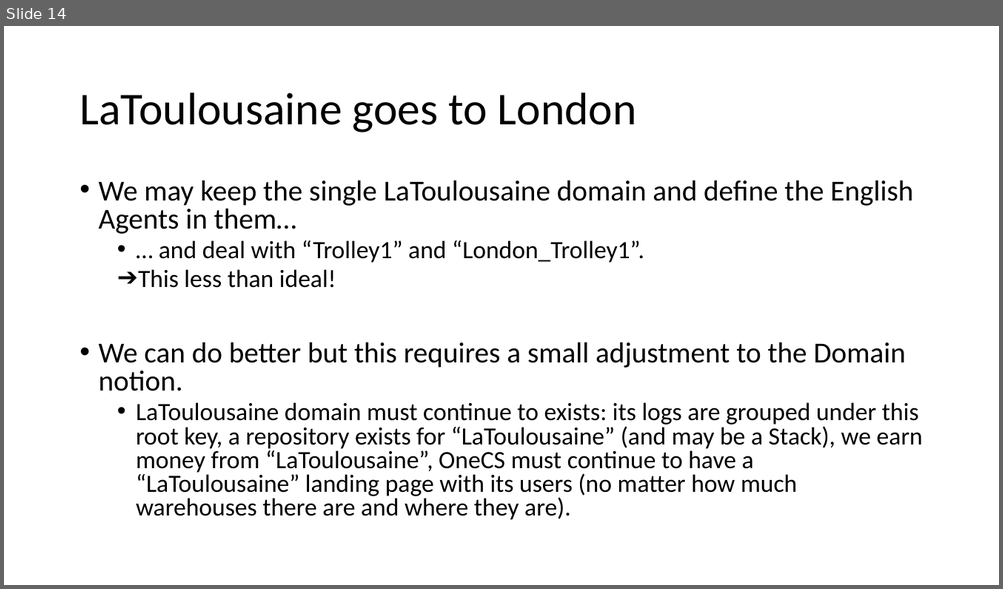
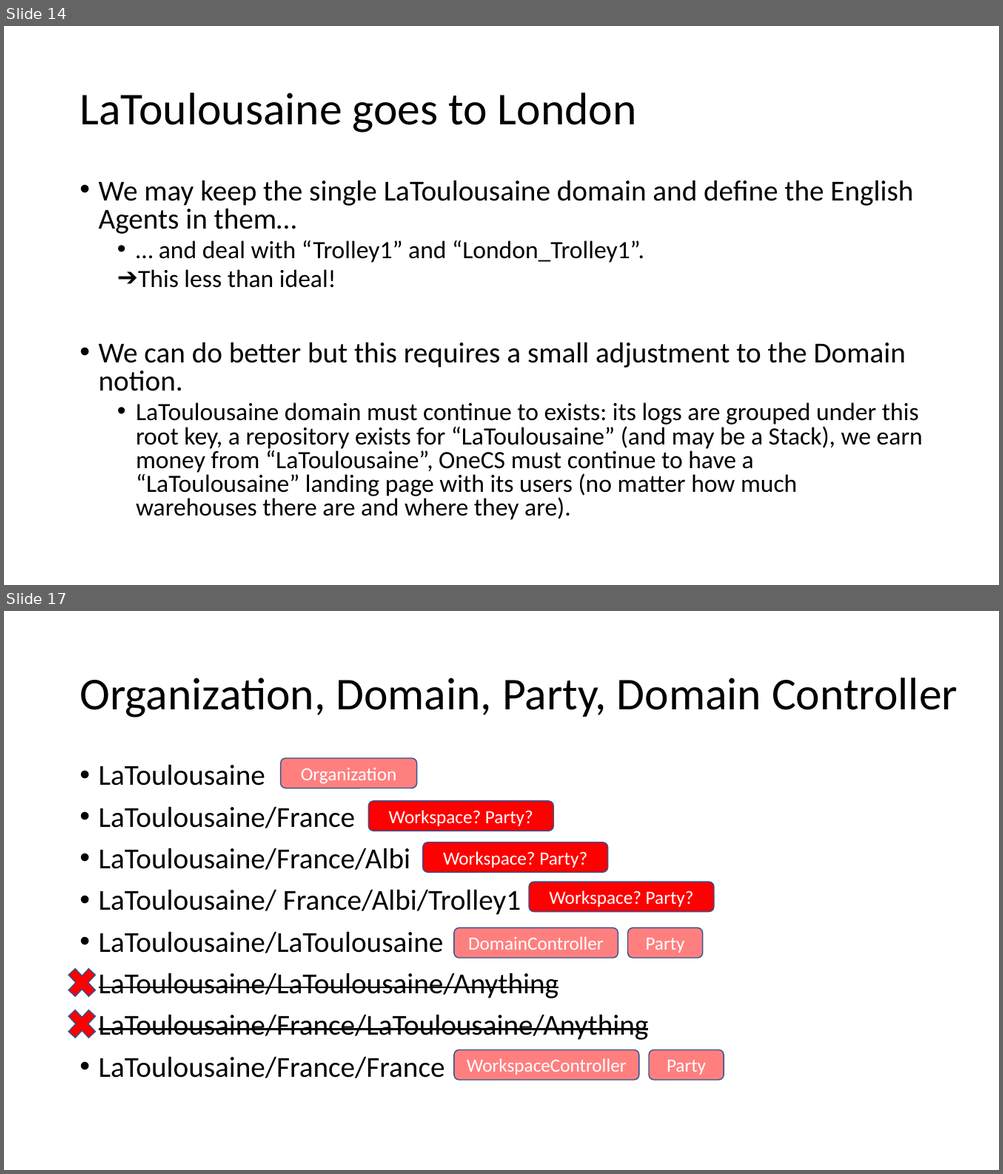
Before and after one commit to signature-opensource/CK-AppIdentity-Transport, a slide deck: Doc/CK-AppIdentity.pptx. Shown one above the other, each under a label of ours: slide 14 before the commit, slides 14 and 17 after it; the slides between them are not shown. The pictures are 1003x589 and 1003x1174 pixels, drawn with LibreOffice and Linux fonts; fonts in the diff are those of the drawing. Boxes give left, top, right and bottom in pixels: in the first picture for what was removed or moved away, otherwise in the second. Text is boxed around its words. In the diff, an @@ line names an element or a change of style, - is before the commit and + after.

```diff
--- a/Doc/CK-AppIdentity.pptx
+++ b/Doc/CK-AppIdentity.pptx
@@ slide 17 added at (4, 611, 999, 1170), background #FFFFFF @@
@@ title added at (79, 678, 957, 718), 44 pt, text #000000 @@
+Organization, Domain, Party, Domain Controller
@@ text added at (99, 764, 649, 1079), 28 pt, text #000000 @@
+• LaToulousaine
+• LaToulousaine/France
+• LaToulousaine/France/Albi
+• LaToulousaine/ France/Albi/Trolley1
+• LaToulousaine/LaToulousaine
+• LaToulousaine/LaToulousaine/Anything
+• LaToulousaine/France/LaToulousaine/Anything
+• LaToulousaine/France/France
@@ rounded rectangle added at (281, 758, 418, 788), fill #FF0000 at 50% opacity, outline #325491 1 pt, 18 pt, text #FFFFFF @@
+Organization
@@ rounded rectangle added at (368, 801, 553, 831), fill #FF0000, outline #325491 1 pt, 18 pt, text #FFFFFF @@
+Workspace? Party?
@@ rounded rectangle added at (423, 843, 608, 872), fill #FF0000, outline #325491 1 pt, 18 pt, text #FFFFFF @@
+Workspace? Party?
@@ rounded rectangle added at (529, 882, 714, 911), fill #FF0000, outline #325491 1 pt, 18 pt, text #FFFFFF @@
+Workspace? Party?
@@ rounded rectangle added at (454, 928, 618, 958), fill #FF0000 at 50% opacity, outline #325491 1 pt, 18 pt, text #FFFFFF @@
+DomainController
@@ rounded rectangle added at (628, 928, 703, 958), fill #FF0000 at 50% opacity, outline #325491 1 pt, 18 pt, text #FFFFFF @@
+Party
@@ cross added at (63, 963, 102, 1003), fill #FF0000, outline #325491 1 pt @@
@@ cross added at (63, 1003, 102, 1045), fill #FF0000, outline #325491 1 pt @@
@@ rounded rectangle added at (454, 1051, 639, 1080), fill #FF0000 at 50% opacity, outline #325491 1 pt, 18 pt, text #FFFFFF @@
+WorkspaceController
@@ rounded rectangle added at (649, 1051, 723, 1080), fill #FF0000 at 50% opacity, outline #325491 1 pt, 18 pt, text #FFFFFF @@
+Party
```
Also in this commit, not shown: 14 slides changed, 1 other slide added, 19 other files.
